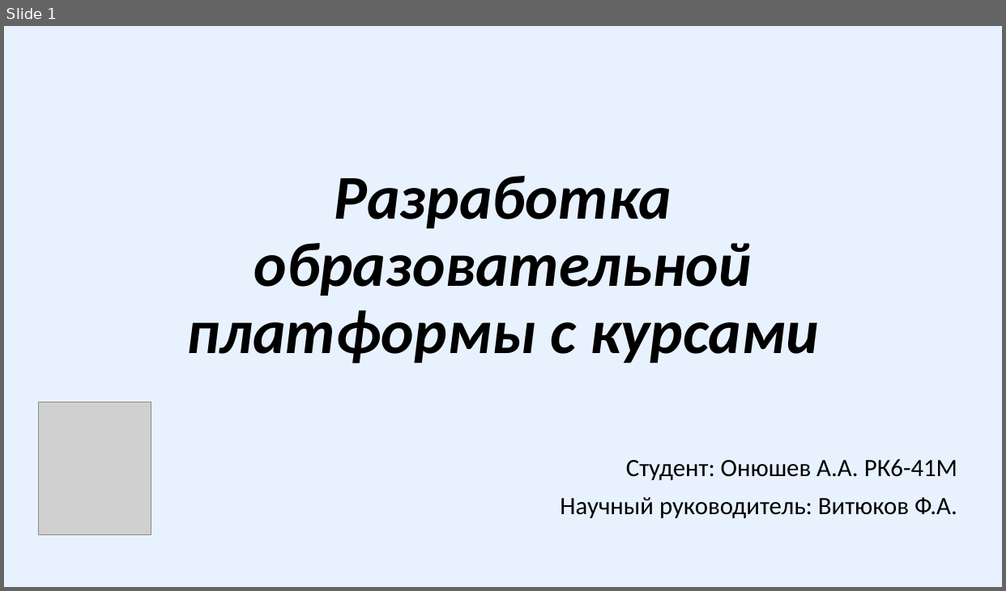
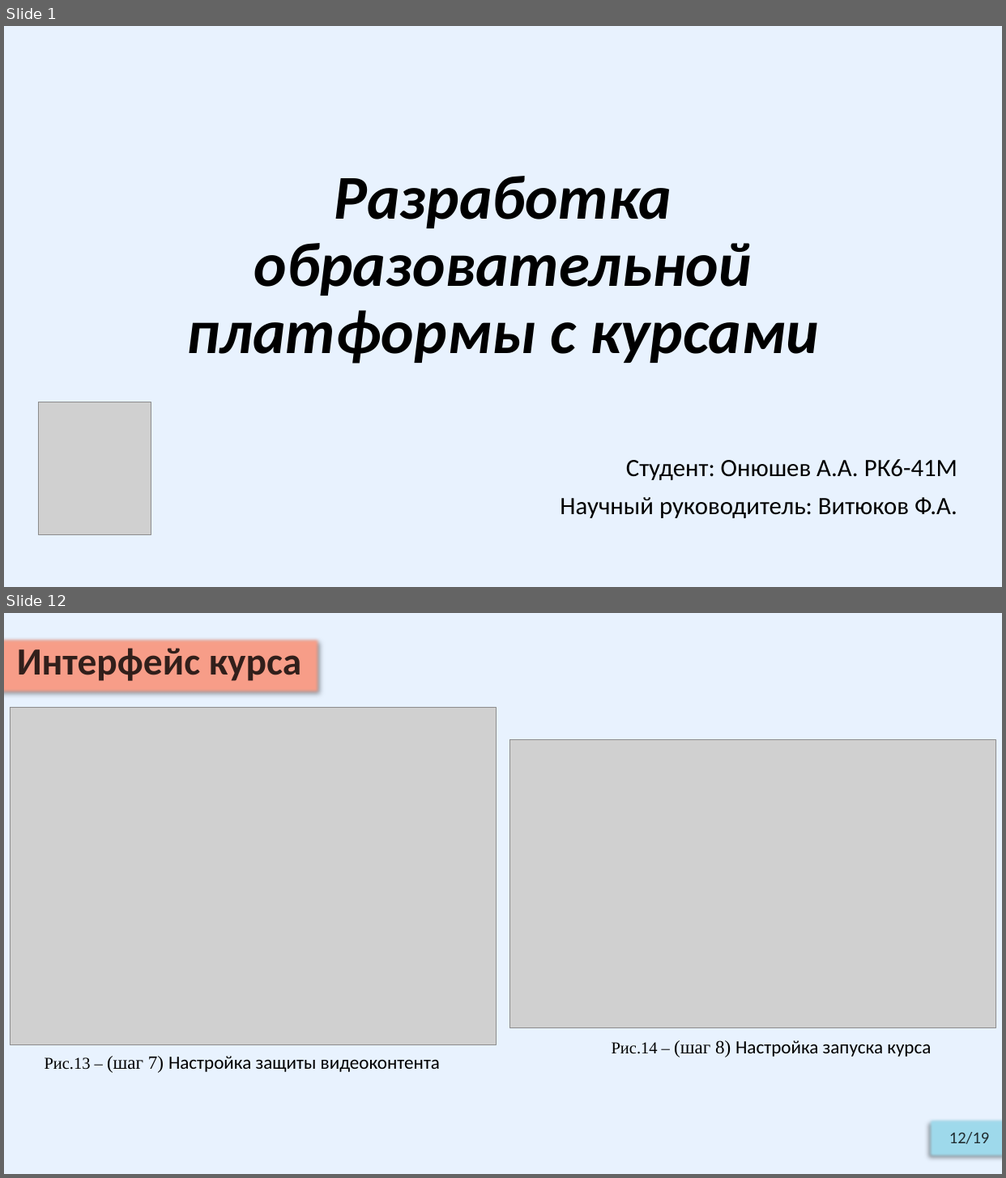
Before and after one commit to Relax-FM/Diploma, a slide deck: master/Diploma/presentation/OnyushevA_RK6-41M_v2.pptx. Shown one above the other, each under a label of ours: slide 1 before the commit, slides 1 and 12 after it; the slides between them are not shown. The pictures are 1006x591 and 1006x1178 pixels, drawn with LibreOffice and Linux fonts; fonts in the diff are those of the drawing; grey boxes stand for pictures. Boxes give left, top, right and bottom in pixels: in the first picture for what was removed or moved away, otherwise in the second. Text is boxed around its words. In the diff, an @@ line names an element or a change of style, - is before the commit and + after.

```diff
--- a/master/Diploma/presentation/OnyushevA_RK6-41M_v2.pptx
+++ b/master/Diploma/presentation/OnyushevA_RK6-41M_v2.pptx
@@ slide 12 added at box(4, 613, 1002, 1174), background #E8F2FE @@
@@ subtitle added at box(4, 637, 319, 694), fill #F99F89, 37 pt, text #000000 at 80% opacity, bold @@
+Интерфейс курса
@@ picture added at box(10, 707, 496, 1045) @@
@@ picture added at box(510, 740, 997, 1029) @@
@@ text added at box(612, 1041, 931, 1058), 18 pt, text #000000 @@
+Рис.14 – (шаг 8) Настройка запуска курса
@@ text added at box(44, 1056, 440, 1073), 18 pt, text #000000 @@
+Рис.13 – (шаг 7) Настройка защиты видеоконтента
@@ rectangle added at box(927, 1118, 1002, 1160), fill #A0DBED, 16 pt, text #000000 at 80% opacity @@
+12/19
```
Also in this commit, not shown: 14 slides changed, 3 other slides added, 1 slide removed, 2 other files.
